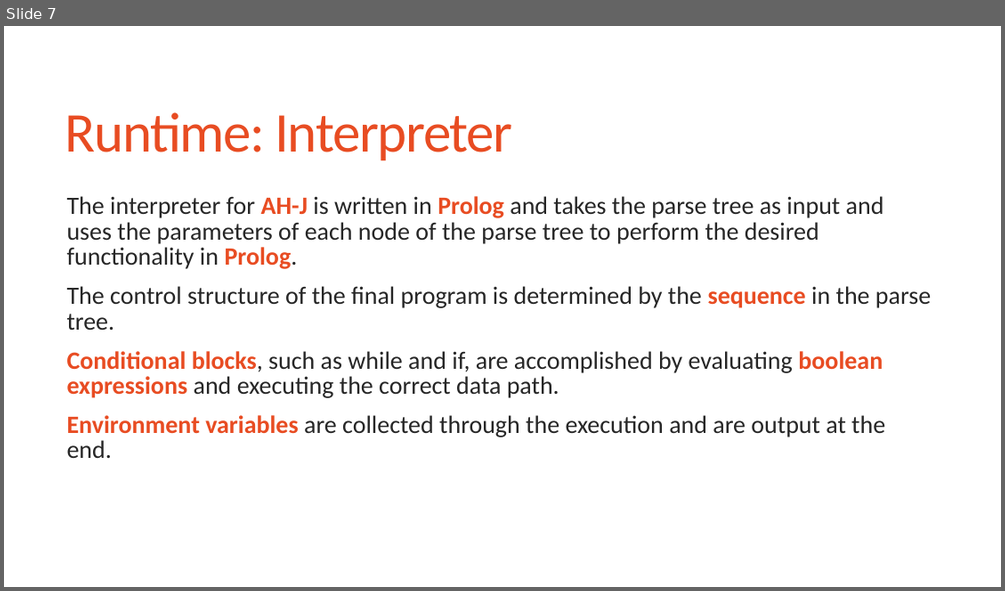
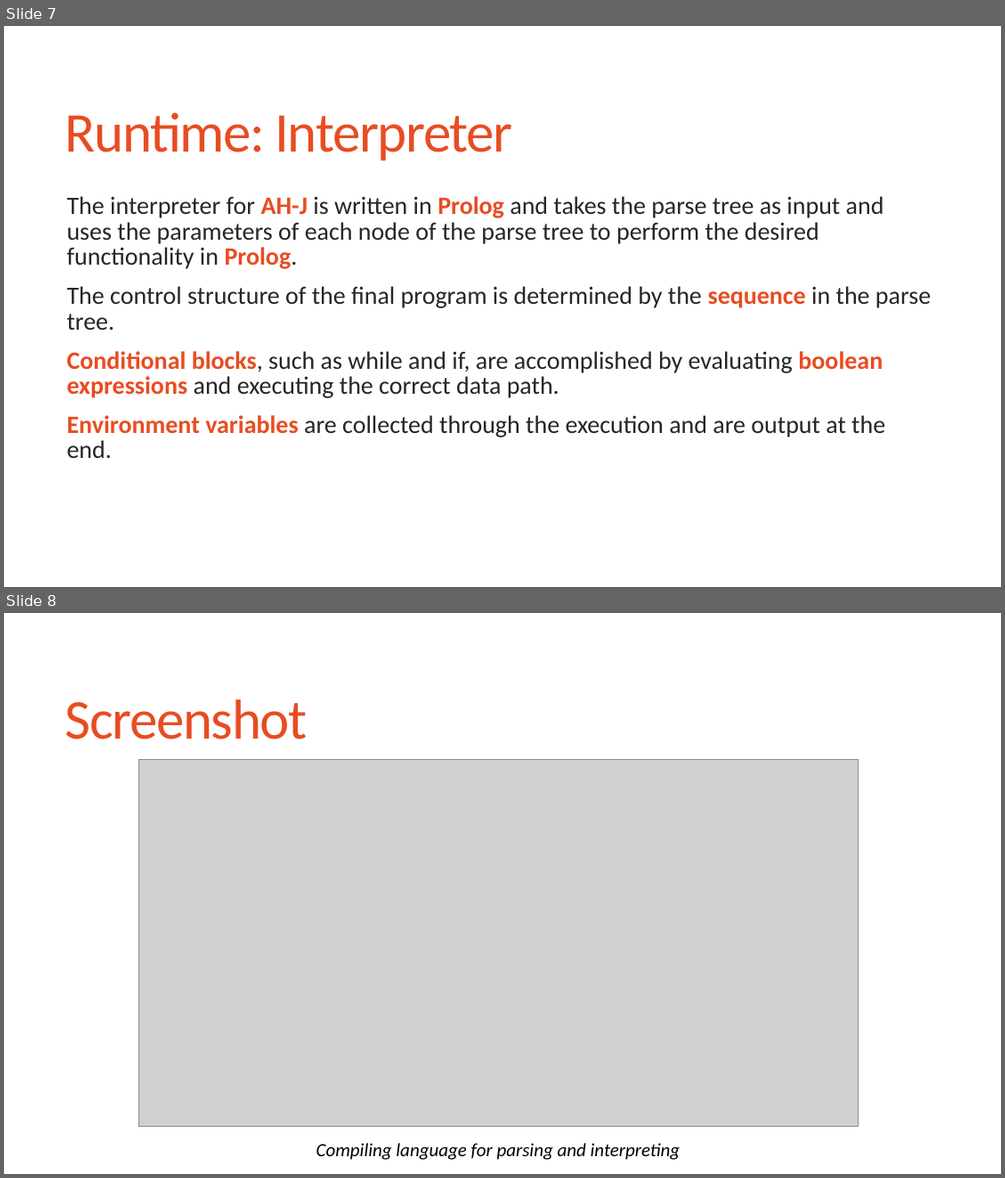
Before and after one commit to joshhewlett/SER502-Spring2018-Team-11, a slide deck: doc/Team11_Presentation.pptx. Shown one above the other, each under a label of ours: slide 7 before the commit, slides 7 and 8 after it. The pictures are 1005x591 and 1005x1178 pixels, drawn with LibreOffice and Linux fonts; fonts in the diff are those of the drawing; grey boxes stand for pictures. Boxes give left, top, right and bottom in pixels: in the first picture for what was removed or moved away, otherwise in the second. Text is boxed around its words. In the diff, an @@ line names an element or a change of style, - is before the commit and + after.

Commit message:
Final presentation upload

```diff
--- a/doc/Team11_Presentation.pptx
+++ b/doc/Team11_Presentation.pptx
@@ slide 8 added at (4,613,1001,1174), background #FFFFFF @@
@@ title added at (65,699,307,739), 54 pt, text #E84C22 @@
+Screenshot
@@ picture added at (138,760,858,1126) @@
@@ text added at (316,1143,680,1159), 18 pt, text #000000, italic @@
+Compiling language for parsing and interpreting
```
Also in this commit, not shown: 1 slide removed, 1 other file.
